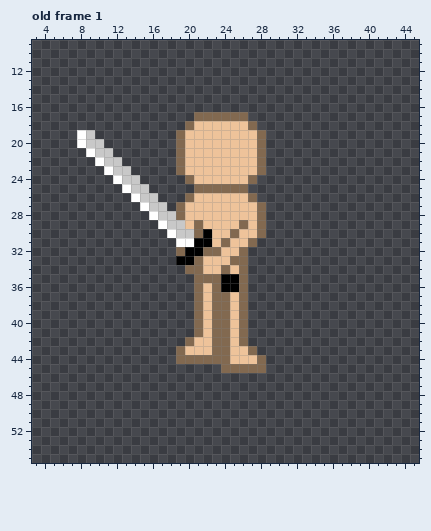
Two versions of one pixel-art file, Shroomfall/entity/player/item.aseprite. Above, as it was before the edit.
48x64 pixels, 4 frames. Shown: old frame 1: x 3..45, y 9..55. The commit also changed other frames, which this record leaves out.
The same view after the edit:
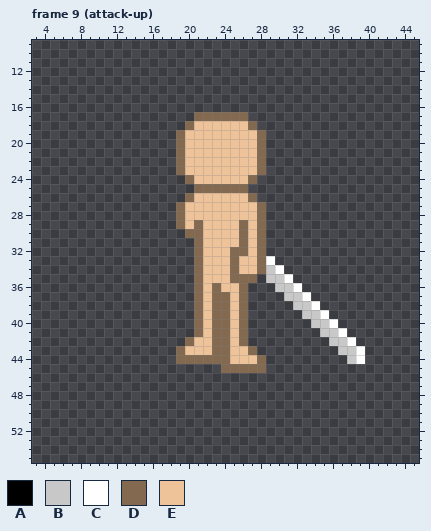
Palette (. is transparent): A #000000  B #c8c8c8  C #ffffff  D #826950  E #eec39a
A new or re-ordered frame is compared with the old frame closest to it.
Change:
frames 4 -> 16
Frame 9 (attack-up) is new; against old frame 1, layers "Layer 1", "Layer 2":
The author put colour B in row 34 at x 29; in row 35 at x 29 to 30; in row 36 at x 30 to 31; in row 37 at x 31 to 32; in row 38 at x 32 to 33; in row 39 at x 33 to 34.
The author put colour B in row 40 at x 34 to 35; in row 41 at x 35 to 36; in row 42 at x 36 to 37; in row 43 at x 37 to 38; in row 44 at x 38.
The author put colour C in row 33 at x 29; in row 34 at x 30; in row 35 at x 31; in row 36 at x 32; in row 37 at x 33; in row 38 at x 34.
The author put colour C in row 39 at x 35; in row 40 at x 36; in row 41 at x 37; in row 42 at x 38; in rows 43 to 44 at x 39.
The author put colour D in rows 31 to 34 at x 28; in row 35 at x 27.
Colour A becomes colour D in rows 31 to 32 at x 21; in row 35 at x 25.
Colour B becomes colour D in row 29 at x 19; in row 30 at x 20.
Colour E becomes colour D in rows 30 to 31 at x 26; in row 32 at x 25; in row 34 at x 25.
The author put colour E in rows 32 to 34 at x 27.
Colour A becomes colour E in rows 30 to 31 at x 22; in row 35 at x 24; in row 36 at x 24 to 25.
Colour D becomes colour E in row 30 at x 25; in row 31 at x 24 and 27; in row 32 at x 22 to 23; in row 33 at x 26; in row 34 at x 24 and 26; in row 35 at x 22 to 23.
The author cleared colour A in row 32 at x 20; in row 33 at x 19 to 20.
The author cleared colour B in row 19 at x 9; in row 20 at x 9 to 10; in row 21 at x 10 to 11; in row 22 at x 11 to 12; in row 23 at x 12 to 13; in row 24 at x 13 to 14.
The author cleared colour B in row 25 at x 14 to 15; in row 26 at x 15 to 16; in row 27 at x 16 to 17; in row 28 at x 17 to 18; in row 29 at x 18; in row 30 at x 19.
The author cleared colour C in rows 19 to 20 at x 8; in row 21 at x 9; in row 22 at x 10; in row 23 at x 11; in row 24 at x 12; in row 25 at x 13.
The author cleared colour C in row 26 at x 14; in row 27 at x 15; in row 28 at x 16; in row 29 at x 17; in row 30 at x 18; in row 31 at x 19 to 20.
The author cleared colour D in row 32 at x 19; in row 34 at x 20.
Where, in picture pixels (left, top, right, bottom), the same in both pictures:
changed: (77, 130, 365, 364)
